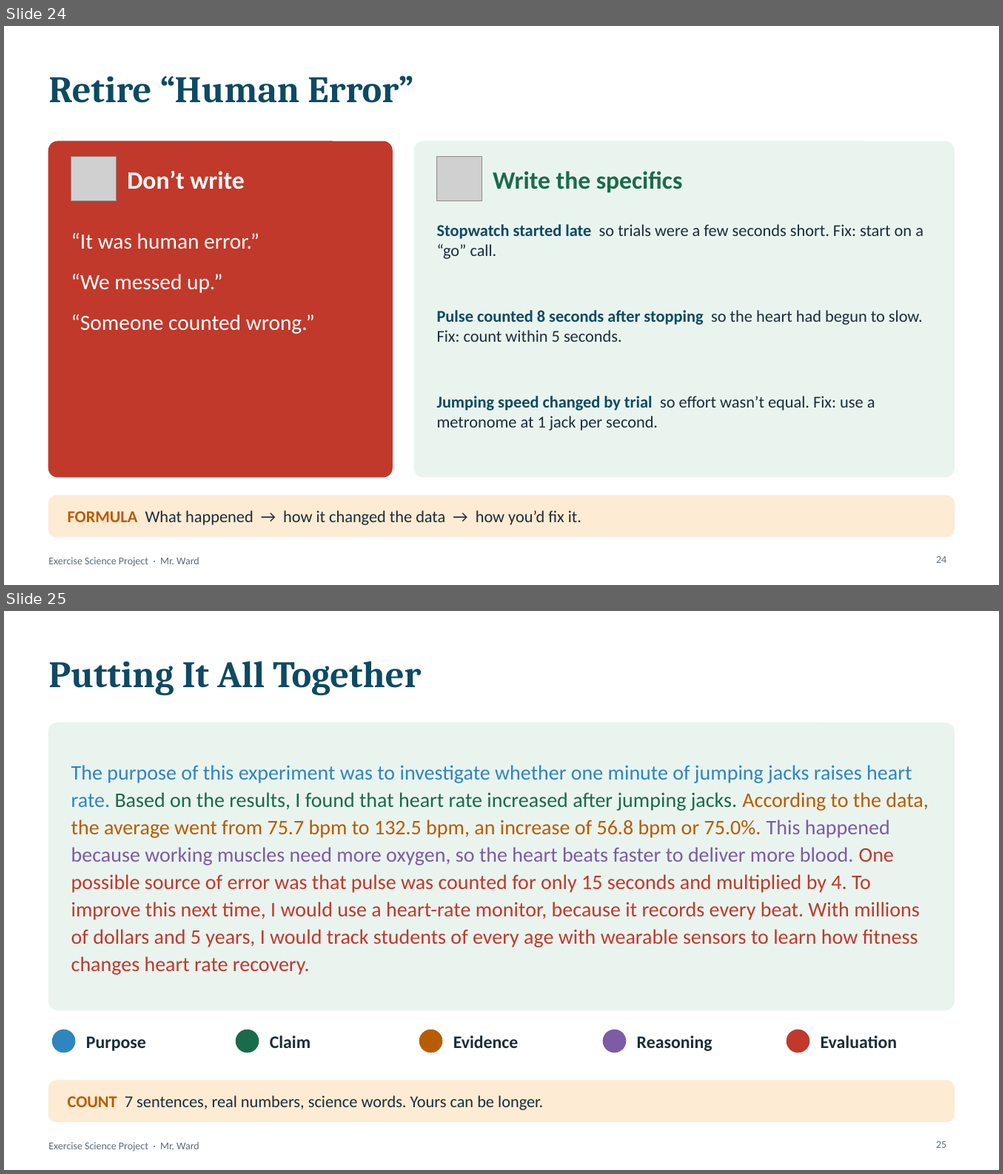
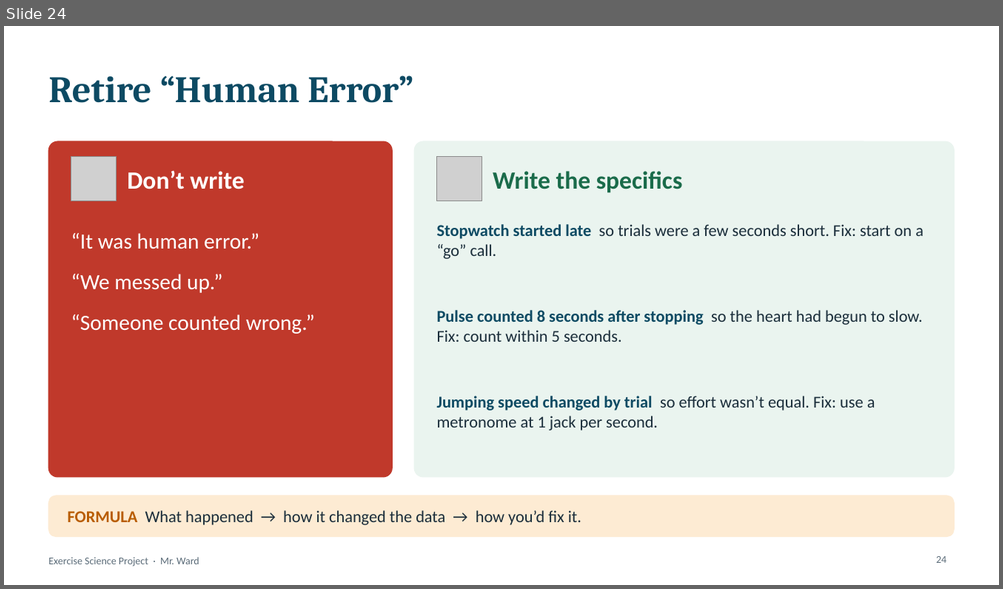
Before and after one commit to rward-prog/tri-1-7thgrade-project, a slide deck: files/Intro_and_Conclusion_Guide.pptx. Shown one above the other, each under a label of ours: slides 24 and 25 before the commit, slide 24 after it. The pictures are 1003x1174 and 1003x589 pixels, drawn with LibreOffice and Linux fonts; fonts in the diff are those of the drawing; grey boxes stand for pictures. Boxes give left, top, right and bottom in pixels: in the first picture for what was removed or moved away, otherwise in the second. Text is boxed around its words. In the diff, an @@ line names an element or a change of style, - is before the commit and + after.

```diff
--- a/files/Intro_and_Conclusion_Guide.pptx
+++ b/files/Intro_and_Conclusion_Guide.pptx
@@ slide 25 removed at (4, 611, 999, 1170), background #FFFFFF; not listed: 1 template element that a slide beside it also shows @@
@@ title removed at (48, 661, 421, 695) @@
-Putting It All Together
@@ rounded rectangle removed at (48, 723, 954, 1010) @@
@@ text removed at (71, 765, 928, 975) @@
-The purpose of this experiment was to investigate whether one minute of jumping jacks raises heart rate. Based on the results, I found that heart rate increased after jumping jacks. According to the data, the average went from 75.7 bpm to 132.5 bpm, an increase of 56.8 bpm or 75.0%. This happened because working muscles need more oxygen, so the heart beats faster to deliver more blood. One possible source of error was that pulse was counted for only 15 seconds and multiplied by 4. To improve this next time, I would use a heart-rate monitor, because it records every beat. With millions of dollars and 5 years, I would track students of every age with wearable sensors to learn how fitness changes heart rate recovery.
@@ ellipse removed at (53, 1031, 75, 1053) @@
@@ ellipse removed at (236, 1031, 259, 1053) @@
@@ ellipse removed at (420, 1031, 442, 1053) @@
@@ ellipse removed at (603, 1031, 626, 1053) @@
@@ ellipse removed at (787, 1031, 809, 1053) @@
@@ text removed at (86, 1037, 146, 1051) @@
-Purpose
@@ text removed at (270, 1036, 310, 1048) @@
-Claim
@@ text removed at (453, 1036, 518, 1048) @@
-Evidence
@@ text removed at (637, 1036, 712, 1051) @@
-Reasoning
@@ text removed at (820, 1036, 896, 1048) @@
-Evaluation
@@ rounded rectangle removed at (48, 1081, 954, 1122) @@
@@ text removed at (68, 1096, 543, 1111) @@
-COUNT 7 sentences, real numbers, science words. Yours can be longer.
@@ page number removed at (936, 1142, 946, 1148) @@
-25
```
Also in this commit, not shown: 5 slides changed, 5 slides added, 4 other slides removed, 20 other files.
